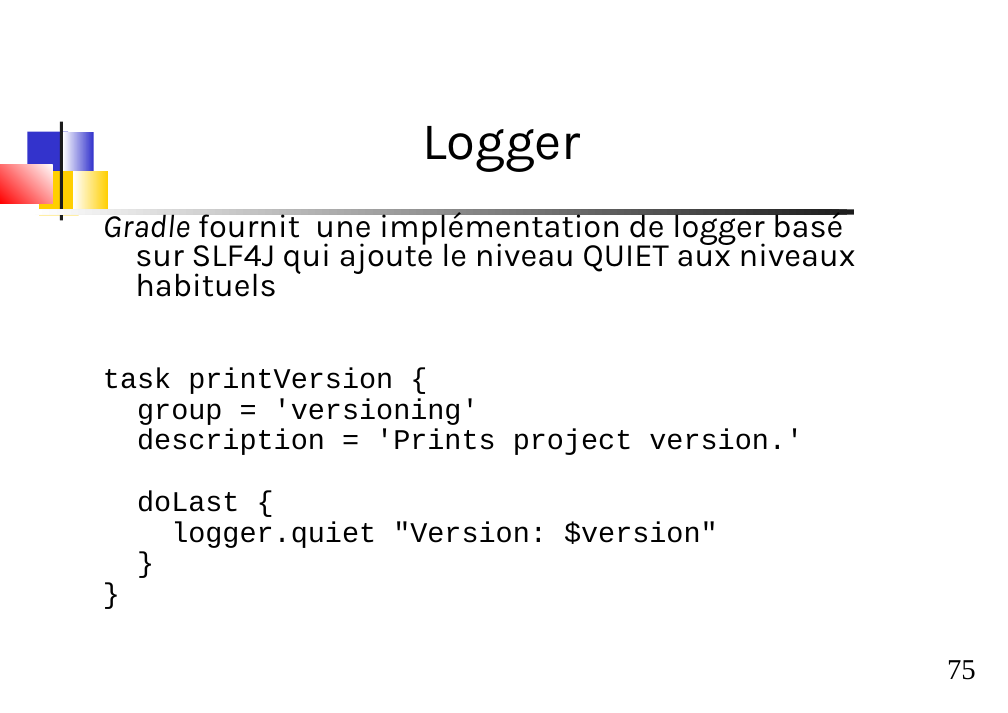
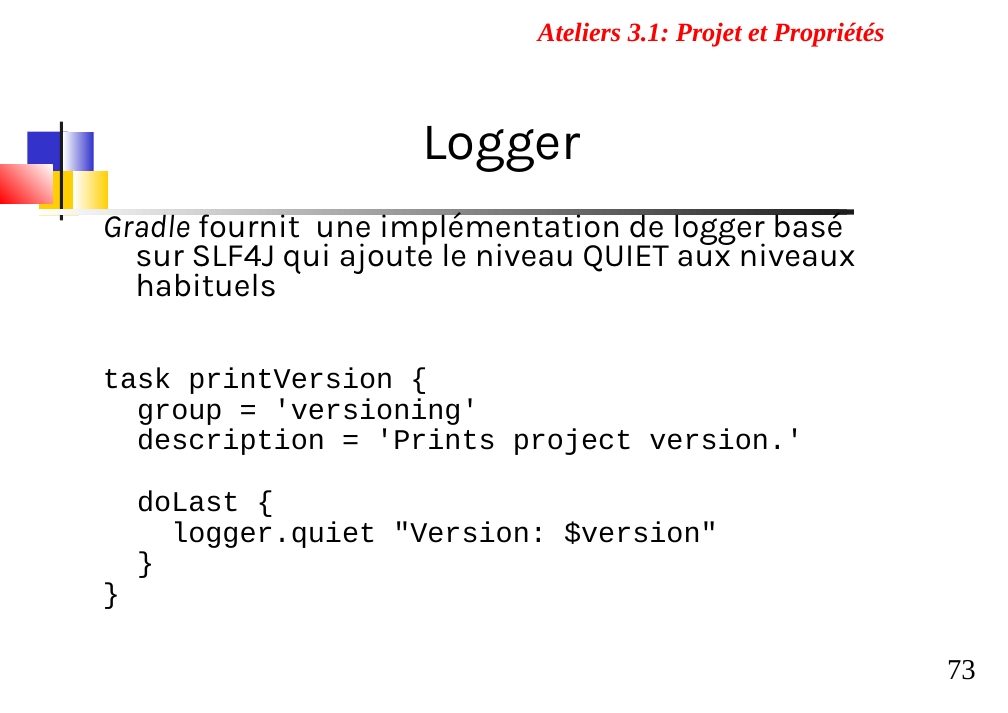
Before and after one commit to dthibau/gradle, a slide deck: slide 73 of Gradle.odp (slide 75 before the commit). Drawn at 1008x713 pixels with LibreOffice and Linux fonts; fonts in the diff are those of the drawing. Boxes give left, top, right and bottom in pixels: in the first picture for what was removed or moved away, otherwise in the second. Text is boxed around its words. In the diff, an @@ line names an element or a change of style, - is before the commit and + after.

```diff
--- a/Gradle.odp
+++ b/Gradle.odp
@@ text added at (538,22,885,47), 22 pt, text #FF0000, bold, italic @@
+Ateliers 3.1: Projet et Propriétés
@@ page number at (947,660,976,680): text changed @@
-75
+73
```
Also in this commit, not shown: 6 other slides changed, 4 slides added, 1 slide removed, 1 other file.
